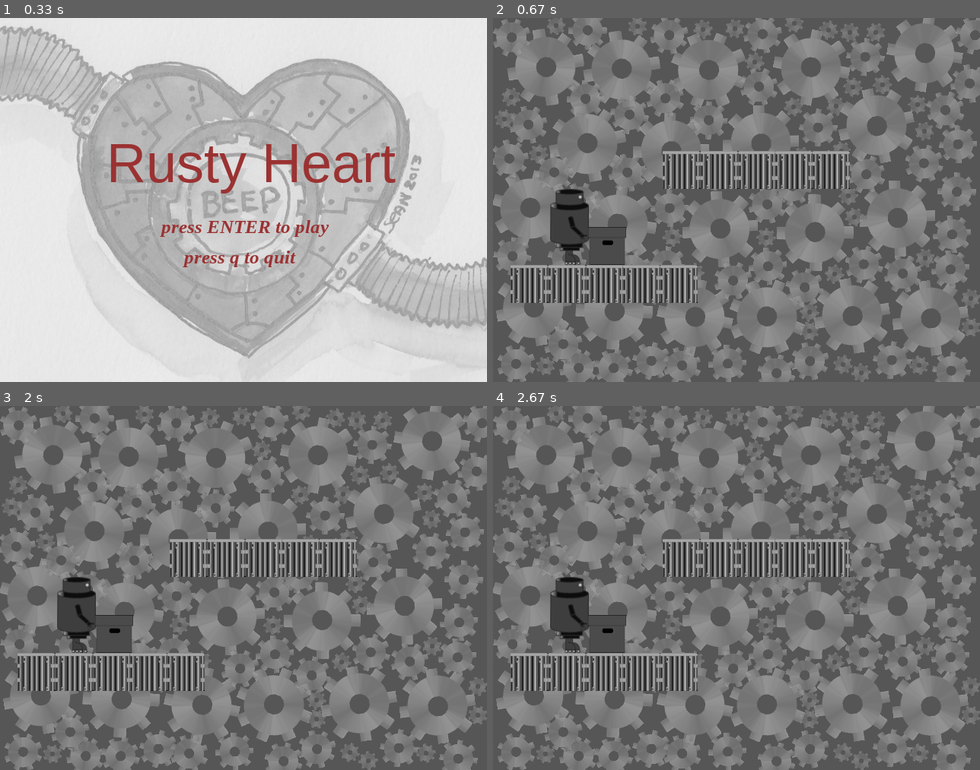
Above: before the commit, frames 1-4 (two rows, left to right).
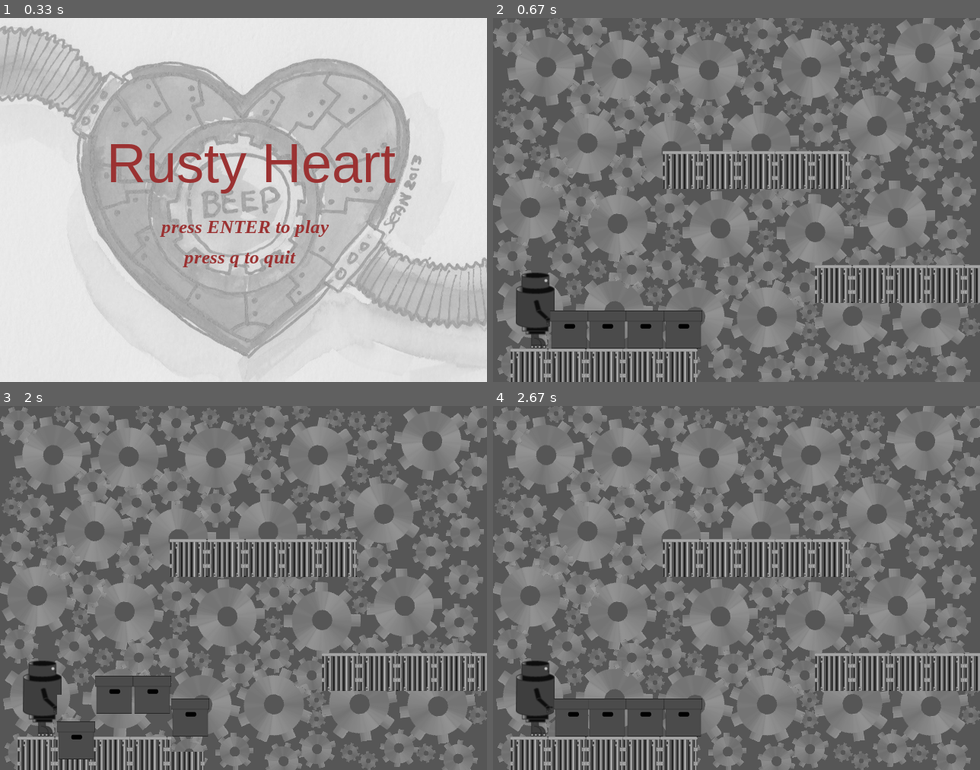
Above: after the commit, the same moments.

Repository: beatriceliang/RustyHeart
Game: pygame game, started from RustyHeart.py
Same seed, same stepped clock (60 frames per second), same inputs: the game is played once before the commit and once after it. The source is Python 2; it was converted automatically to run under Python 3.
Inputs:
- Up to frame 1 (0.33 s): no input
- Up to frame 2 (0.67 s): tap Enter at 0.33 s
- Up to frame 3 (2 s): tap Space at 0.67 s; hold Q 1-1.47 s; hold Right 1-1.47 s; tap Enter at 1.5, 1.83 s
- Up to frame 4 (2.67 s): tap Space at 2.17 s

Frame 1 is identical in both runs. In frame 2, 12% of the frame differs, in the area x 3-100%, y 46-100%; in frame 3, 11%; in frame 4, 12%.

Commit message:
added scrolling and added a method called update which handles movements

Diff:
--- a/RustyHeart.py
+++ b/RustyHeart.py
@@ -23,8 +23,9 @@
 		#create screen
 		self.screen = pygame.display.set_mode(self.screensize)
 
-		self.rusty = rusty.Rusty([50,180])
+		self.rusty = rusty.Rusty([5,180])
 		self.boxImages = {"metal":pygame.image.load("mboxbw.png").convert_alpha(),"cardboard":pygame.image.load("cboxbw.png").convert_alpha()}
+		self.objects = []
 	def drawBkg(self, refresh,imageName = None, rect = None):
 		'''Draws the background elements. If it is given a image name, then the background will be filled by the given image'''
 		if imageName != None:
@@ -42,11 +43,32 @@
 
 				self.screen.blit(background,rect,rect)
 			refresh.append( rect )
-
+	def update(self,refresh, background=None):
+		self.drawBkg(refresh,background,self.rusty.rect)
+		if self.rusty.rect.right >= self.screensize[0]:
+			diffX = self.rusty.location[0]
+		elif self.rusty.rect.left <= 0:
+
+		 	diffX =  self.rusty.location[0] - self.screensize[0] + self.rusty.rect.width*2
+		else:
+			diffX = 0
+		self.rusty.move(self.objects)
+		self.rusty.location[0]=self.rusty.location[0]-diffX
+		self.rusty.rect = pygame.Rect((self.rusty.rect.width/2+self.rusty.location[0],self.rusty.rect.height/2+self.rusty.location[1]),(self.rusty.rect.width,self.rusty.rect.height))
+		self.screen.blit(self.rusty.image,self.rusty.rect)
+		rm = []
+		for item in self.objects:
+			self.drawBkg(refresh,background,item.rect)
+			item.move(self.objects)
+			item.location[0] = item.location[0] -diffX
+			item.rect = pygame.Rect((item.rect.width/2+item.location[0],item.rect.height/2+item.location[1]),(item.rect.width,item.rect.height))
+			self.screen.blit(item.image,item.rect)
+
+		pygame.display.update(refresh)
+
+		refresh = []
 	def main(self):
 		refresh = []
-		self.drawBkg(refresh)
-		pygame.display.update()
 
 		soundstate = "start"
 		pygame.mixer.music.load('start.mp3')
@@ -88,21 +110,26 @@
 							soundstate = "play"
 
 							self.drawBkg(refresh,'factory.png')
-							mbox = box.Box([-100,300],"metal",self.rusty,self.boxImages)
+							mbox = box.Box([-100,410],"metal",self.rusty,self.boxImages)
+							cbox =  box.Box([50,240],"cardboard",self.rusty,self.boxImages)
+							cbox2 =  box.Box([100,240],"cardboard",self.rusty,self.boxImages)
+							cbox3 =  box.Box([150,240],"cardboard",self.rusty,self.boxImages)
+							cbox4 =  box.Box([200,240],"cardboard",self.rusty,self.boxImages)
 							mbox2 = box.Box([100,150],"metal",self.rusty,self.boxImages)
-							cbox =  box.Box([100,240],"cardboard",self.rusty,self.boxImages)
-
-
-							self.screen.blit( self.rusty.image, self.rusty.rect )
-							self.screen.blit(mbox.image, mbox.rect)
-							self.screen.blit(mbox2.image, mbox2.rect)
-							self.screen.blit(cbox.image, cbox.rect)
-
+							mbox3 = box.Box([300,300],"metal",self.rusty,self.boxImages)
+
+
+							self.objects = [mbox,mbox2,cbox,mbox3,cbox2,cbox3,cbox4]
+
+							self.screen.blit(self.rusty.image,self.rusty.rect)
+							for item in self.objects:
+								self.screen.blit(item.image, item.rect)
 
 							pygame.display.update()
 				pygame.display.update(refresh)
 
 			if self.state == "sandbox":
+
 				for event in pygame.event.get():
 					#Handles key presses
 					if event.type == pygame.KEYDOWN:
@@ -144,40 +171,10 @@
 					soundstate = 'play'
 
 
-				self.drawBkg(refresh,'factory.png',self.rusty.rect)
-				self.drawBkg(refresh,'factory.png',mbox.rect)
-				self.drawBkg(refresh,'factory.png',mbox2.rect)
-				self.drawBkg(refresh,'factory.png',cbox.rect)
-
-				self.rusty.move([cbox,mbox,mbox2])
-				cbox.move([mbox,mbox2])
-
-
-				self.rusty.rect = pygame.Rect((self.rusty.rect.width/2+self.rusty.location[0],self.rusty.rect.height/2+self.rusty.location[1]),(self.rusty.rect.width,self.rusty.rect.height))
-
-				mbox.rect = pygame.Rect((mbox.rect.width/2+mbox.location[0],mbox.rect.height/2+mbox.location[1]),(mbox.rect.width,mbox.rect.height))
-				mbox2.rect = pygame.Rect((mbox2.rect.width/2+mbox2.location[0],mbox2.rect.height/2+mbox2.location[1]),(mbox2.rect.width,mbox2.rect.height))
-
-				cbox.rect = pygame.Rect((cbox.rect.width/2+cbox.location[0],cbox.rect.height/2+cbox.location[1]),(cbox.rect.width,cbox.rect.height))
-
-				self.screen.blit(self.rusty.image,self.rusty.rect)
-				refresh.append(self.rusty.rect)
-				self.screen.blit(mbox.image,mbox.rect)
-				refresh.append(mbox.rect)
-				self.screen.blit(mbox2.image,mbox2.rect)
-				refresh.append(mbox2.rect)
-				self.screen.blit(cbox.image,cbox.rect)
-				refresh.append(cbox.rect)
-
-
-				# update the parts of the screen that need it
-				pygame.display.update(refresh)
-
-				# clear out the refresh rects
-				refresh = []
+				self.update(refresh,'factory.png')
 
 				# throttle the game speed to 30fps
-				self.clock.tick(30)
+				self.clock.tick(60)
 
 			if self.state == "end":
 				'''Creates a game over page'''
@@ -238,6 +235,7 @@
 				resources = []
 				afont = pygame.font.SysFont("Lucida Console", 15)
 				resources.append(afont.render("Start Screen Image: https://www.flickr.com/photos/seanfx/", True,(0,0,0)))
+				resources.append(afont.render("Bruce: http://cs.colby.edu/maxwell/", True, (0,0,0)))
 				resources.append(afont.render("Music: Kevin Macleod at http://incompetech.com/",True,(0,0,0)))
 				resources.append(afont.render("Sounds: GarageBand", True, (0,0,0)))
 				for i in range(len(resources)):
--- a/box.py
+++ b/box.py
@@ -27,28 +27,30 @@
 
 	def isOnBox(self,boxes):
 		for box in boxes:
-			if (box.rect.centery +box.rect.height/2 >= self.rect.centery +self.rect.height/2) and(box.rect.centery-box.rect.height/2 <= self.rect.centery + self.rect.height/2) and (box.rect.centerx + box.rect.width/2 >= self.rect.centerx) and (box.rect.centerx-box.rect.width/2 <= self.rect.centerx):
-					return box
+			if box != self:
+				if (box.rect.centery +box.rect.height/2 >= self.rect.centery +self.rect.height/2) and(box.rect.centery-box.rect.height/2 <= self.rect.centery + self.rect.height/2) and (box.rect.centerx + box.rect.width/2 >= self.rect.centerx) and (box.rect.centerx-box.rect.width/2 <= self.rect.centerx):
+						return box
 		return False
 	def move(self,boxes):
-		if self.state == 'held':
-			self.location[0] = self.rusty.rect.centerx-self.rect.width
-			self.location[1] = self.rusty.location[1]-self.rect.height/2
-		elif self.state == 'ground':
-			self.location[0] = self.location[0]
-			b = self.isOnBox(boxes)
-			if b != False:
-				self.yspeed = 0
-				self.location[1] = b.location[1]-self.rect.height
-			else:
-				self.yspeed += 0.2
-				self.location[1] += (self.rect.height/2)*self.yspeed
+		if self.type == "cardboard":
+			if self.state == 'held':
+				self.location[0] = self.rusty.rect.centerx-self.rect.width
+				self.location[1] = self.rusty.location[1]-self.rect.height/2
+			elif self.state == 'ground':
+				self.location[0] = self.location[0]
+				b = self.isOnBox(boxes)
+				if b != False:
+					self.yspeed = 0
+					self.location[1] = b.location[1]-self.rect.height
+				else:
+					self.yspeed += 0.2
+					self.location[1] += (self.rect.height/2)*self.yspeed
 
-		elif self.state == 'dropped':
-			self.state = 'ground'
-			self.location[1] = self.rusty.location[1]+self.rusty.rect.height-self.rect.height/2
-			if not self.rusty.left:
-				self.location[0] = self.rusty.location[0]+self.rect.width
-			else:
-				self.location[0] = self.rusty.location[0]-self.rusty.rect.width
-			self.rusty.box = None
+			elif self.state == 'dropped':
+				self.state = 'ground'
+				self.location[1] = self.location[1]#self.rusty.location[1]+self.rusty.rect.height-self.rect.height/2
+				if not self.rusty.left:
+					self.location[0] = self.rusty.location[0]+self.rect.width
+				else:
+					self.location[0] = self.rusty.location[0]-self.rusty.rect.width
+				self.rusty.box = None
--- a/rusty.py
+++ b/rusty.py
@@ -12,7 +12,7 @@
         self.leftImage = pygame.image.load("leftrustybw.png").convert_alpha()
         self.image = self.rightImage
         self.left = False
-        self.rect = self.image.get_rect()
+        self.rect = self.image.get_rect().move(self.start[0],self.start[1])
 
         self.justJumped = False
         self.box = None
Not shown, changed: .DS_Store
Not shown, changed: box.pyc
Not shown, changed: rusty.pyc
